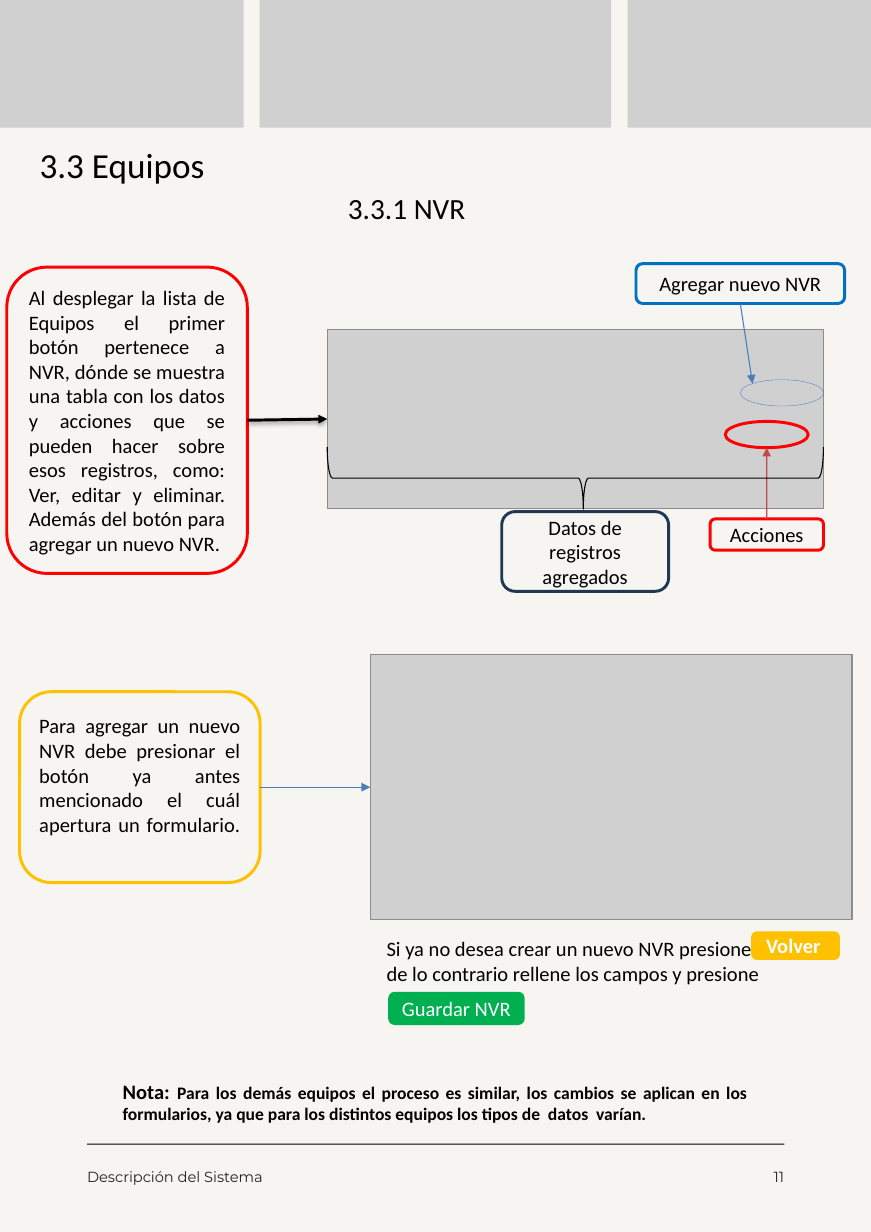
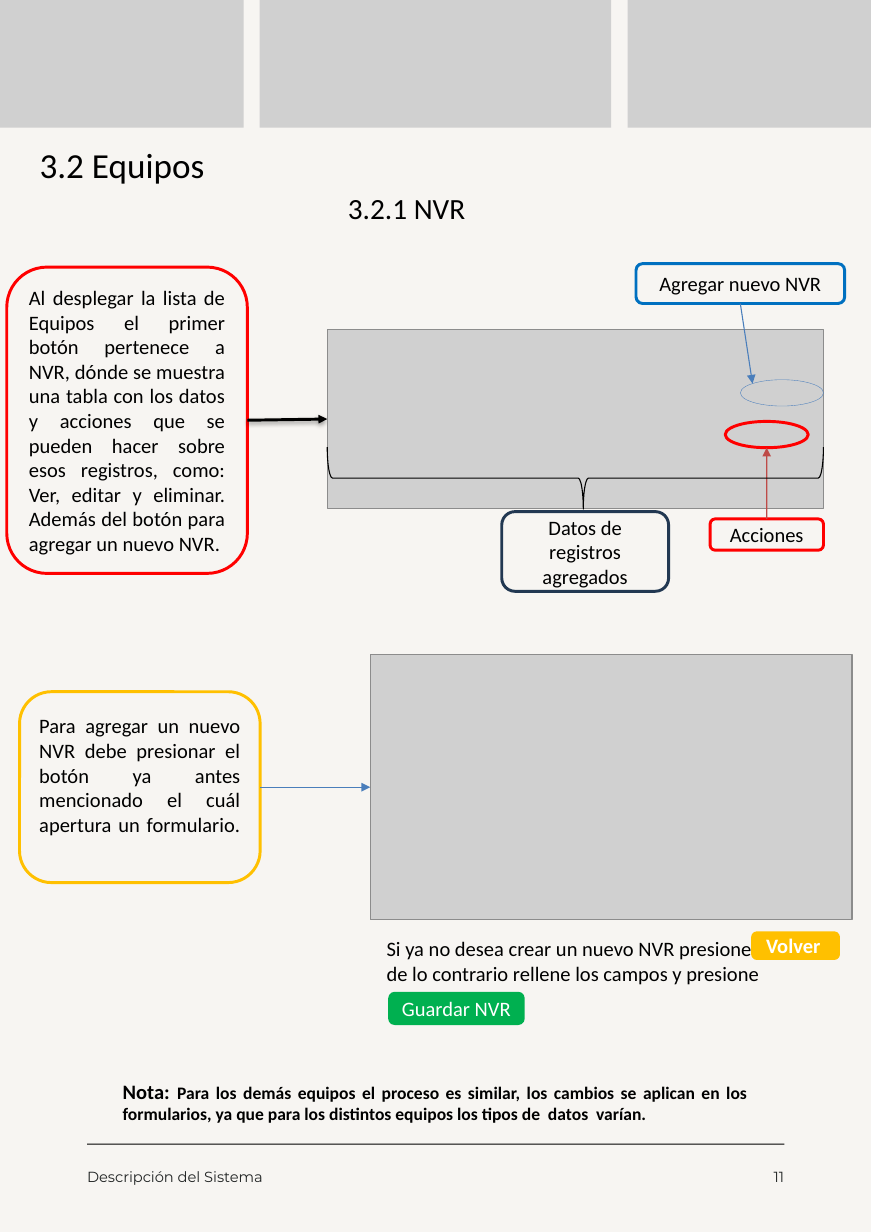
Before and after one commit to moreno-manuel/Pasantia-CVG-FMO, a slide deck: slide 11 of public/files/Manual de Usuario.pptx. Drawn at 871x1232 pixels with LibreOffice and Linux fonts; fonts in the diff are those of the drawing; grey boxes stand for pictures. Boxes give left, top, right and bottom in pixels: in the first picture for what was removed or moved away, otherwise in the second. Text is boxed around its words. In the diff, an @@ line names an element or a change of style, - is before the commit and + after.

```diff
--- a/public/files/Manual de Usuario.pptx
+++ b/public/files/Manual de Usuario.pptx
@@ text at [40, 154, 204, 184]: text changed @@
-3.3 Equipos
+3.2 Equipos
@@ text at [348, 200, 465, 220]: text changed @@
-3.3.1 NVR
+3.2.1 NVR
```
Also in this commit, not shown: 12 other slides changed, 1 other file.
